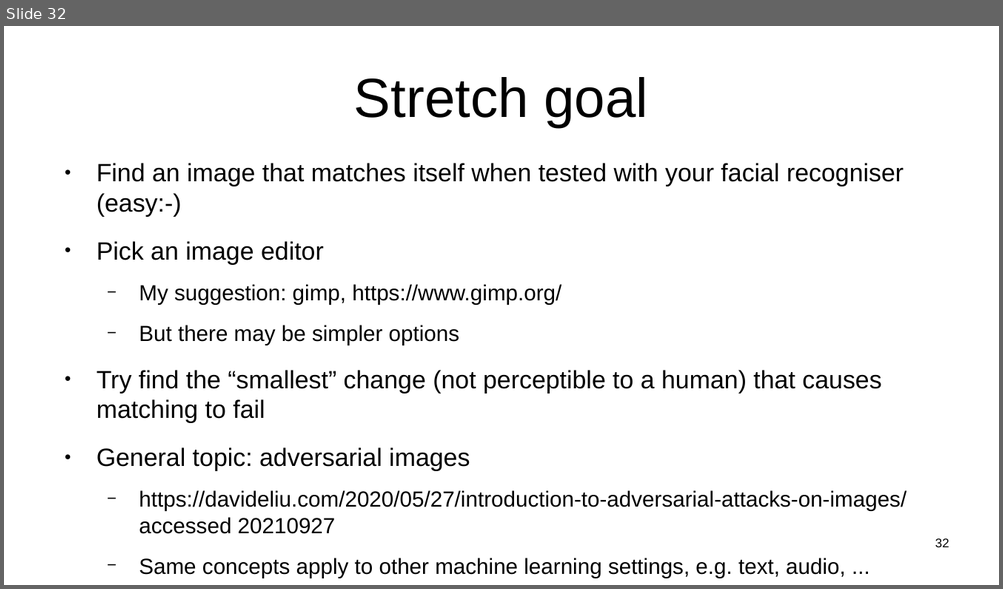
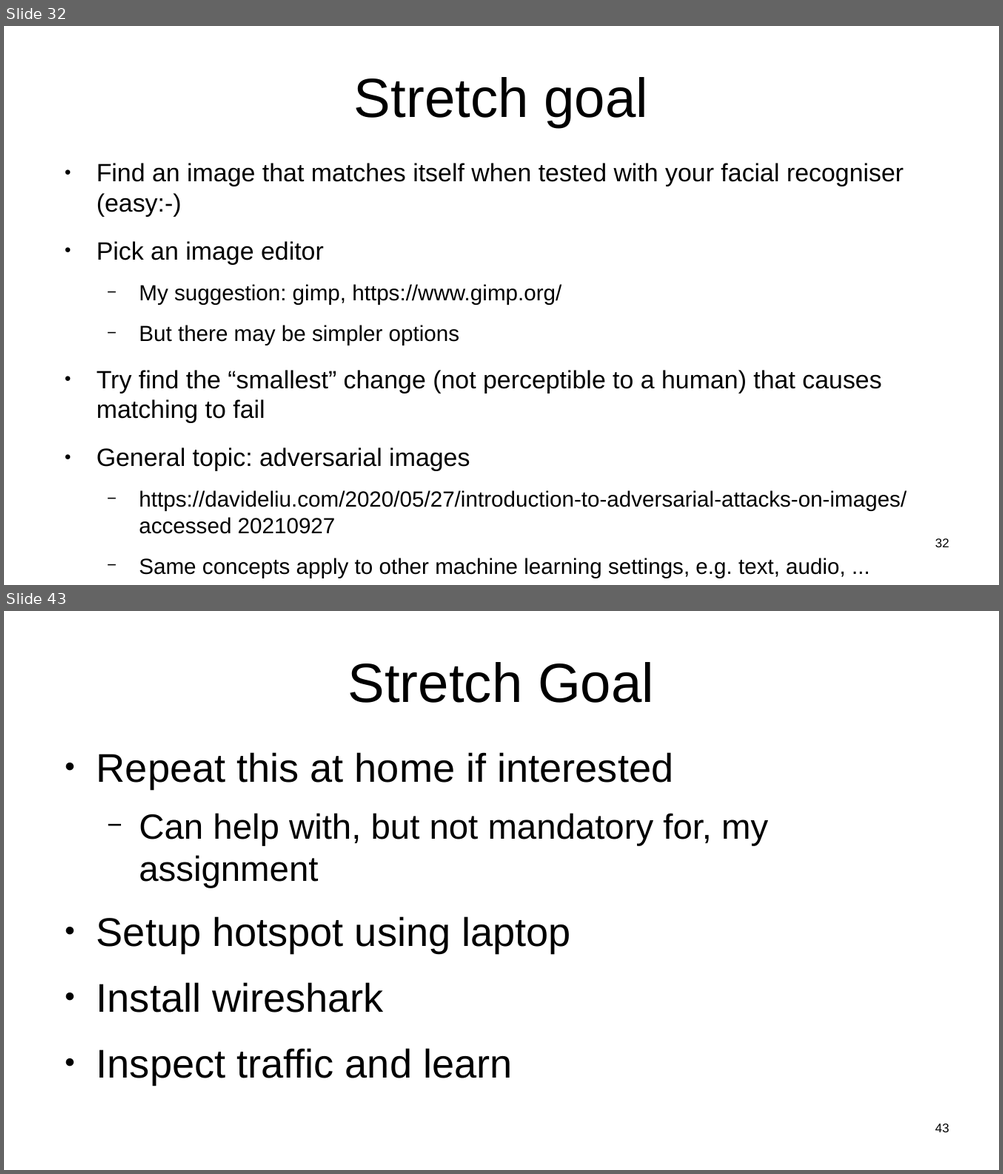
Before and after one commit to sftcd/witidtm, a slide deck: lectures/2021-2022/labs.odp. Shown one above the other, each under a label of ours: slide 32 before the commit, slides 32 and 43 after it; the slides between them are not shown. The pictures are 1003x589 and 1003x1174 pixels, drawn with LibreOffice and Linux fonts; fonts in the diff are those of the drawing. Boxes give left, top, right and bottom in pixels: in the first picture for what was removed or moved away, otherwise in the second. Text is boxed around its words. In the diff, an @@ line names an element or a change of style, - is before the commit and + after.

```diff
--- a/lectures/2021-2022/labs.odp
+++ b/lectures/2021-2022/labs.odp
@@ slide 43 added at [4, 611, 999, 1170], background #FFFFFF @@
@@ title added at [348, 662, 654, 703], 44 pt, text #000000 @@
+Stretch Goal
@@ text added at [96, 752, 768, 1085], 32 pt, text #000000 @@
+● Repeat this at home if interested
+  − Can help with, but not mandatory for, my assignment
+● Setup hotspot using laptop
+● Install wireshark
+● Inspect traffic and learn
@@ page number added at [935, 1124, 949, 1133], 10 pt, text #000000 @@
+43
```
Also in this commit, not shown: 10 other slides added, 3 other files.
